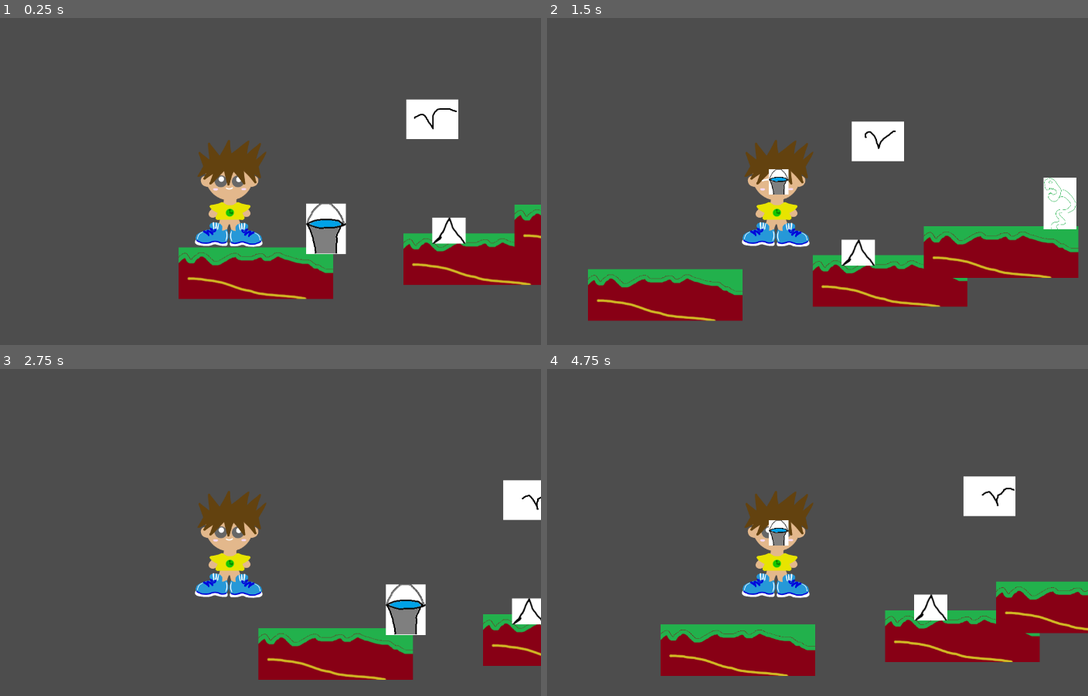
Above: before the commit, frames 1-4 (two rows, left to right).
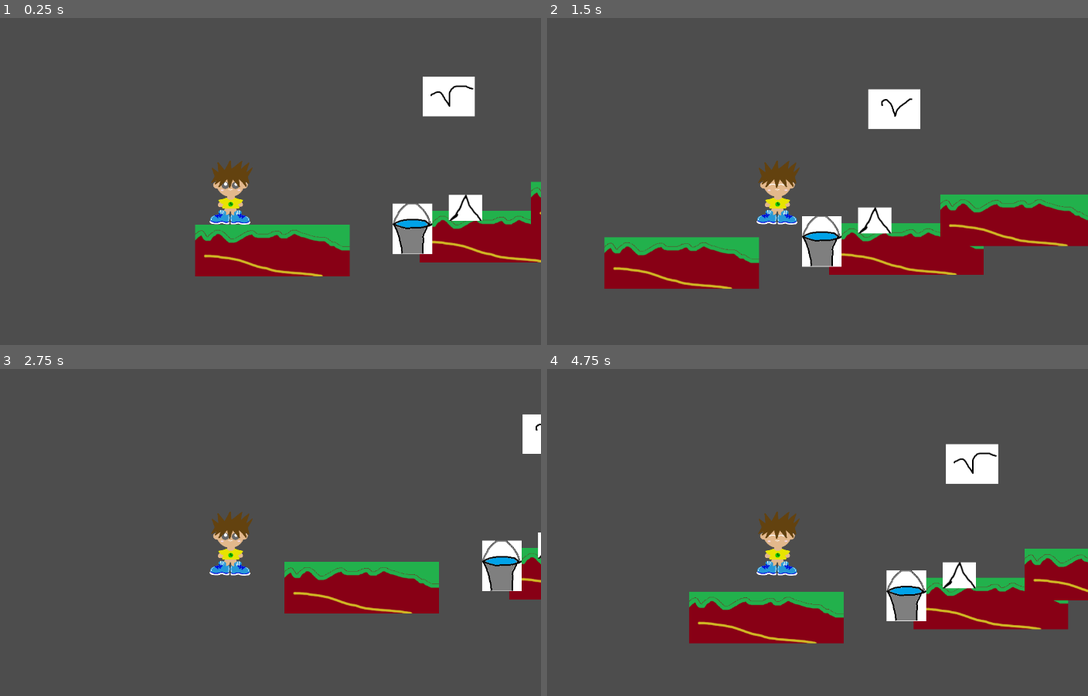
Above: after the commit, the same moments.

Repository: KRuson17/Klankier
Game: Godot game, scene res://Sceny/Q1/world1.tscn
Same seed, same stepped clock (60 frames per second), same inputs: the game is played once before the commit and once after it. Before the commit the project starts from res://Sceny/world.tscn.
Inputs:
- Up to frame 1 (0.25 s): no input
- Up to frame 2 (1.5 s): tap Enter (ui_accept) at 0.5, 0.6, 0.77, 1.07, 1.35 s; hold Right (ui_right) from 0.53 s (still down)
- Up to frame 3 (2.75 s): tap Enter (ui_accept) at 1.52, 1.82, 2.1 s; release Right (ui_right) at 2.03 s; hold Left (ui_left) from 2.03 s (still down)
- Up to frame 4 (4.75 s): release Left (ui_left) at 2.78 s; hold Right (ui_right) 2.78-4.28 s; tap Enter (ui_accept) at 2.85, 3.02, 3.32, 3.6, 3.77, 4.07, 4.35, 4.52 s; hold Left (ui_left) from 4.28 s (still down)

The runs differ from the first frame. In frame 1, 15% of the frame differs, in the area x 33-100%, y 17-87%; in frame 2, 24%, in the area x 7-100%, y 21-93%; in frame 3, 17%; in frame 4, 21%.

Commit message:
mechaniki Q1 i Q2
pełen zestaw elementów gotowych do łączenia w mapę; do zmiany grafiki i ułożenie elementów na planszy

Diff:
--- /dev/null
+++ b/Sceny/Q1/book.tscn
@@ -0,0 +1,19 @@
+[gd_scene load_steps=4 format=3 uid="uid://bpogp172tvtp1"]
+
+[ext_resource type="Script" path="res://script/book.gd" id="1_0qahv"]
+[ext_resource type="Texture2D" uid="uid://chpwfcv58p0ea" path="res://asset/items/book.png" id="1_j4by8"]
+
+[sub_resource type="RectangleShape2D" id="RectangleShape2D_1xb33"]
+size = Vector2(87, 85)
+
+[node name="book" type="Area2D"]
+script = ExtResource("1_0qahv")
+
+[node name="Sprite2D" type="Sprite2D" parent="."]
+texture = ExtResource("1_j4by8")
+
+[node name="CollisionShape2D" type="CollisionShape2D" parent="."]
+position = Vector2(0.5, -0.5)
+shape = SubResource("RectangleShape2D_1xb33")
+
+[connection signal="body_entered" from="." to="." method="_on_body_entered"]
--- a/Sceny/bucket.tscn
+++ b/Sceny/Q1/bucket.tscn
@@ -1,16 +1,16 @@
 [gd_scene load_steps=4 format=3 uid="uid://dh0vg37j543o0"]
 
-[ext_resource type="Texture2D" uid="uid://co4jhqvddaay7" path="res://asset/items/bucket.png" id="1_1ngq1"]
-[ext_resource type="Script" path="res://Sceny/bucket.gd" id="1_rv8qv"]
+[ext_resource type="Script" path="res://script/bucket.gd" id="1_o8qc6"]
+[ext_resource type="Texture2D" uid="uid://co4jhqvddaay7" path="res://asset/items/bucket.png" id="2_nc3oe"]
 
 [sub_resource type="RectangleShape2D" id="RectangleShape2D_rpflw"]
 size = Vector2(82, 103)
 
 [node name="bucket" type="Area2D" groups=["bucket"]]
-script = ExtResource("1_rv8qv")
+script = ExtResource("1_o8qc6")
 
 [node name="Sprite2D" type="Sprite2D" parent="."]
-texture = ExtResource("1_1ngq1")
+texture = ExtResource("2_nc3oe")
 
 [node name="CollisionShape2D" type="CollisionShape2D" parent="."]
 position = Vector2(0, -0.5)
--- /dev/null
+++ b/Sceny/Q1/chat.tscn
@@ -0,0 +1,20 @@
+[gd_scene load_steps=2 format=3 uid="uid://c2s2ubnl46htu"]
+
+[ext_resource type="Texture2D" uid="uid://do2tdccpq2yt6" path="res://asset/environment/chat.png" id="1_bgss4"]
+
+[node name="chat" type="Node2D"]
+scale = Vector2(3, 3)
+
+[node name="Sprite2D" type="Sprite2D" parent="."]
+position = Vector2(11.25, -2.5)
+scale = Vector2(1.23961, 1)
+texture = ExtResource("1_bgss4")
+
+[node name="Label" type="Label" parent="."]
+offset_left = -235.5
+offset_top = -22.5
+offset_right = 260.5
+offset_bottom = 16.5
+text = "Znalazłem tę stronę. Mogę spróbować naprawić czasozmieniacz."
+horizontal_alignment = 1
+vertical_alignment = 1
--- a/Sceny/plant.tscn
+++ b/Sceny/Q1/plant.tscn
@@ -6,12 +6,14 @@
 [sub_resource type="RectangleShape2D" id="RectangleShape2D_vw7o3"]
 size = Vector2(68, 107.5)
 
-[node name="plant" type="Area2D"]
+[node name="plant" type="Area2D" groups=["enemy"]]
 script = ExtResource("1_d5h6i")
 
 [node name="Sprite2D" type="Sprite2D" parent="."]
 texture = ExtResource("1_jn8yn")
 
-[node name="CollisionShape2D" type="CollisionShape2D" parent="." groups=["enemy"]]
+[node name="CollisionShape2D" type="CollisionShape2D" parent="."]
 position = Vector2(0, 0.25)
 shape = SubResource("RectangleShape2D_vw7o3")
+
+[connection signal="body_entered" from="." to="." method="_on_body_entered"]
--- a/Sceny/player.tscn
+++ b/Sceny/Q1/player.tscn
@@ -22,7 +22,6 @@
 size = Vector2(283, 448)
 
 [node name="player" type="CharacterBody2D" groups=["player"]]
-scale = Vector2(0.2, 0.2)
 script = ExtResource("1_8wvd2")
 
 [node name="AnimatedSprite2D" type="AnimatedSprite2D" parent="."]
--- /dev/null
+++ b/Sceny/Q1/world1.tscn
@@ -0,0 +1,55 @@
+[gd_scene load_steps=9 format=3 uid="uid://bwq7nm2rjxbj6"]
+
+[ext_resource type="Script" path="res://script/world_2.gd" id="1_6nkly"]
+[ext_resource type="PackedScene" uid="uid://bp6ibj62aa5lx" path="res://Sceny/Q1/ground.tscn" id="1_g26a0"]
+[ext_resource type="PackedScene" uid="uid://b1a251mvblg7r" path="res://Sceny/Q1/pterodactyl.tscn" id="2_qof0f"]
+[ext_resource type="PackedScene" uid="uid://cnarmhd0wf65y" path="res://Sceny/Q1/thorn.tscn" id="3_15x6r"]
+[ext_resource type="PackedScene" uid="uid://dh0vg37j543o0" path="res://Sceny/Q1/bucket.tscn" id="4_3b42n"]
+[ext_resource type="PackedScene" uid="uid://d2qg1eehnkr6" path="res://Sceny/Q1/player.tscn" id="5_ciuom"]
+[ext_resource type="PackedScene" uid="uid://dwaltwgb3ng3w" path="res://Sceny/Q1/plant.tscn" id="6_okj8m"]
+[ext_resource type="PackedScene" uid="uid://bpogp172tvtp1" path="res://Sceny/Q1/book.tscn" id="7_odjdu"]
+
+[node name="World1" type="Node2D"]
+script = ExtResource("1_6nkly")
+
+[node name="ground" type="Node2D" parent="."]
+
+[node name="ground" parent="ground" instance=ExtResource("1_g26a0")]
+position = Vector2(308, 386)
+
+[node name="ground2" parent="ground" instance=ExtResource("1_g26a0")]
+position = Vector2(773, 357)
+
+[node name="ground3" parent="ground" instance=ExtResource("1_g26a0")]
+position = Vector2(1003, 297)
+
+[node name="ground4" parent="ground" instance=ExtResource("1_g26a0")]
+position = Vector2(1392, 441)
+
+[node name="ground5" parent="ground" instance=ExtResource("1_g26a0")]
+position = Vector2(1810, 480)
+
+[node name="ground6" parent="ground" instance=ExtResource("1_g26a0")]
+position = Vector2(2120, 432)
+
+[node name="ground7" parent="ground" instance=ExtResource("1_g26a0")]
+position = Vector2(2557, 481)
+
+[node name="RigidBody2D" parent="." instance=ExtResource("2_qof0f")]
+position = Vector2(658, 67)
+
+[node name="thorn" parent="." instance=ExtResource("3_15x6r")]
+position = Vector2(708, 298)
+
+[node name="bucket" parent="." instance=ExtResource("4_3b42n")]
+position = Vector2(598, 341)
+
+[node name="player" parent="." instance=ExtResource("5_ciuom")]
+position = Vector2(224, 249)
+scale = Vector2(0.3, 0.3)
+
+[node name="plant" parent="." instance=ExtResource("6_okj8m")]
+position = Vector2(2256, 312)
+
+[node name="book" parent="." instance=ExtResource("7_odjdu")]
+position = Vector2(2608, 368)
--- /dev/null
+++ b/Sceny/Q2/bone.tscn
@@ -0,0 +1,19 @@
+[gd_scene load_steps=4 format=3 uid="uid://oovj3wg3poci"]
+
+[ext_resource type="Script" path="res://script/bone.gd" id="1_qm7o3"]
+[ext_resource type="Texture2D" uid="uid://dxlgubprkwhdl" path="res://asset/items/bone.png" id="2_p2t8n"]
+
+[sub_resource type="RectangleShape2D" id="RectangleShape2D_0s6xw"]
+size = Vector2(122, 107)
+
+[node name="bone" type="Area2D"]
+script = ExtResource("1_qm7o3")
+
+[node name="Sprite2D" type="Sprite2D" parent="."]
+texture = ExtResource("2_p2t8n")
+
+[node name="CollisionShape2D" type="CollisionShape2D" parent="."]
+position = Vector2(0, 0.5)
+shape = SubResource("RectangleShape2D_0s6xw")
+
+[connection signal="body_entered" from="." to="." method="_on_body_entered"]
--- /dev/null
+++ b/Sceny/Q2/chat.tscn
@@ -0,0 +1,20 @@
+[gd_scene load_steps=2 format=3 uid="uid://c2s2ubnl46htu"]
+
+[ext_resource type="Texture2D" uid="uid://do2tdccpq2yt6" path="res://asset/environment/chat.png" id="1_4gfj8"]
+
+[node name="chat" type="Node2D"]
+scale = Vector2(3, 3)
+
+[node name="Sprite2D" type="Sprite2D" parent="."]
+position = Vector2(11.25, -2.5)
+scale = Vector2(1.23961, 1)
+texture = ExtResource("1_4gfj8")
+
+[node name="Label" type="Label" parent="."]
+offset_left = -235.5
+offset_top = -22.5
+offset_right = 260.5
+offset_bottom = 16.5
+text = "Znalazłem tę stronę. Mogę spróbować naprawić czasozmieniacz."
+horizontal_alignment = 1
+vertical_alignment = 1
--- /dev/null
+++ b/Sceny/Q2/dino.tscn
@@ -0,0 +1,42 @@
+[gd_scene load_steps=7 format=3 uid="uid://bndywemxnb5yy"]
+
+[ext_resource type="Texture2D" uid="uid://bgb6hwa6osfe0" path="res://asset/Enemy/dino.png" id="1_1lxbc"]
+[ext_resource type="Script" path="res://script/dino.gd" id="1_ytk65"]
+
+[sub_resource type="AtlasTexture" id="AtlasTexture_w3jh2"]
+atlas = ExtResource("1_1lxbc")
+region = Rect2(0, 0, 182, 579)
+
+[sub_resource type="AtlasTexture" id="AtlasTexture_lki8q"]
+atlas = ExtResource("1_1lxbc")
+region = Rect2(182, 0, 182, 579)
+
+[sub_resource type="SpriteFrames" id="SpriteFrames_krpko"]
+animations = [{
+"frames": [{
+"duration": 1.0,
+"texture": SubResource("AtlasTexture_w3jh2")
+}, {
+"duration": 1.0,
+"texture": SubResource("AtlasTexture_lki8q")
+}],
+"loop": true,
+"name": &"idle",
+"speed": 2.0
+}]
+
+[sub_resource type="RectangleShape2D" id="RectangleShape2D_3866h"]
+size = Vector2(183, 580)
+
+[node name="dino" type="Area2D" groups=["enemy"]]
+script = ExtResource("1_ytk65")
+
+[node name="AnimatedSprite2D" type="AnimatedSprite2D" parent="."]
+sprite_frames = SubResource("SpriteFrames_krpko")
+animation = &"idle"
+
+[node name="CollisionShape2D" type="CollisionShape2D" parent="."]
+position = Vector2(0.5, 0)
+shape = SubResource("RectangleShape2D_3866h")
+
+[connection signal="body_entered" from="." to="." method="_on_body_entered"]
--- /dev/null
+++ b/Sceny/Q2/world_2.tscn
@@ -0,0 +1,100 @@
+[gd_scene load_steps=8 format=3 uid="uid://jgku3vpkf4fo"]
+
+[ext_resource type="Script" path="res://script/world_2.gd" id="1_wqx20"]
+[ext_resource type="PackedScene" uid="uid://d2qg1eehnkr6" path="res://Sceny/Q1/player.tscn" id="2_dhnmb"]
+[ext_resource type="PackedScene" uid="uid://c2s2ubnl46htu" path="res://Sceny/Q1/chat.tscn" id="3_rh030"]
+[ext_resource type="PackedScene" uid="uid://bndywemxnb5yy" path="res://Sceny/Q2/dino.tscn" id="4_y5wks"]
+[ext_resource type="PackedScene" uid="uid://bp6ibj62aa5lx" path="res://Sceny/Q1/ground.tscn" id="5_kyhqs"]
+[ext_resource type="Texture2D" uid="uid://dqfh1r8j78koy" path="res://asset/environment/cave.png" id="5_tv2fx"]
+[ext_resource type="PackedScene" uid="uid://oovj3wg3poci" path="res://Sceny/Q2/bone.tscn" id="6_p5ctt"]
+
+[node name="world2" type="Node2D"]
+script = ExtResource("1_wqx20")
+
+[node name="Cave" type="Sprite2D" parent="."]
+position = Vector2(4782, 352)
+texture = ExtResource("5_tv2fx")
+
+[node name="player" parent="." instance=ExtResource("2_dhnmb")]
+position = Vector2(584, 238)
+scale = Vector2(0.3, 0.3)
+
+[node name="chatDino" parent="." instance=ExtResource("3_rh030")]
+visible = false
+position = Vector2(238, 51)
+scale = Vector2(1, 1)
+
+[node name="Label" parent="chatDino" index="1"]
+text = "RRRRRAAAAAAAAWWWW"
+metadata/_edit_use_anchors_ = true
+
+[node name="Camera2D" type="Camera2D" parent="."]
+position = Vector2(584, 238)
+
+[node name="dino" parent="Camera2D" instance=ExtResource("4_y5wks")]
+visible = false
+position = Vector2(-560, -24)
+
+[node name="Node2D" type="Node2D" parent="."]
+
+[node name="ground" parent="Node2D" instance=ExtResource("5_kyhqs")]
+position = Vector2(577, 363)
+
+[node name="ground2" parent="Node2D" instance=ExtResource("5_kyhqs")]
+position = Vector2(1477, 446)
+
+[node name="ground3" parent="Node2D" instance=ExtResource("5_kyhqs")]
+position = Vector2(1047, 294)
+
+[node name="ground4" parent="Node2D" instance=ExtResource("5_kyhqs")]
+position = Vector2(1891, 287)
+
+[node name="ground5" parent="Node2D" instance=ExtResource("5_kyhqs")]
+position = Vector2(2284, 329)
+
+[node name="ground6" parent="Node2D" instance=ExtResource("5_kyhqs")]
+position = Vector2(2217, 588)
+
+[node name="ground7" parent="Node2D" instance=ExtResource("5_kyhqs")]
+position = Vector2(2852, 350)
+
+[node name="ground8" parent="Node2D" instance=ExtResource("5_kyhqs")]
+position = Vector2(1894, 592)
+
+[node name="ground9" parent="Node2D" instance=ExtResource("5_kyhqs")]
+position = Vector2(2526, 597)
+
+[node name="ground10" parent="Node2D" instance=ExtResource("5_kyhqs")]
+position = Vector2(2836, 595)
+
+[node name="bone" parent="Node2D" instance=ExtResource("6_p5ctt")]
+position = Vector2(1816, 458)
+
+[node name="bone2" parent="Node2D" instance=ExtResource("6_p5ctt")]
+position = Vector2(2569, 400)
+
+[node name="ground11" parent="Node2D" instance=ExtResource("5_kyhqs")]
+position = Vector2(3158, 595)
+
+[node name="ground12" parent="Node2D" instance=ExtResource("5_kyhqs")]
+position = Vector2(3493, 602)
+
+[node name="ground13" parent="Node2D" instance=ExtResource("5_kyhqs")]
+position = Vector2(3842, 616)
+
+[node name="ground14" parent="Node2D" instance=ExtResource("5_kyhqs")]
+position = Vector2(4198, 588)
+
+[node name="ground15" parent="Node2D" instance=ExtResource("5_kyhqs")]
+position = Vector2(4576, 588)
+
+[node name="ground16" parent="Node2D" instance=ExtResource("5_kyhqs")]
+position = Vector2(4925, 588)
+
+[node name="Timer2" type="Timer" parent="."]
+wait_time = 0.01
+autostart = true
+
+[connection signal="timeout" from="Timer2" to="." method="_on_timer_timeout"]
+
+[editable path="chatDino"]
--- a/Sceny/world.tscn
+++ /dev/null
@@ -1,39 +0,0 @@
-[gd_scene load_steps=8 format=3 uid="uid://bwq7nm2rjxbj6"]
-
-[ext_resource type="PackedScene" uid="uid://d2qg1eehnkr6" path="res://Sceny/player.tscn" id="1_8axij"]
-[ext_resource type="PackedScene" uid="uid://bp6ibj62aa5lx" path="res://Sceny/ground.tscn" id="2_rse7j"]
-[ext_resource type="PackedScene" uid="uid://b1a251mvblg7r" path="res://Sceny/pterodactyl.tscn" id="3_gfom1"]
-[ext_resource type="PackedScene" uid="uid://cnarmhd0wf65y" path="res://Sceny/thorn.tscn" id="4_1rmqi"]
-[ext_resource type="PackedScene" uid="uid://dwaltwgb3ng3w" path="res://Sceny/plant.tscn" id="5_cgpp1"]
-[ext_resource type="PackedScene" uid="uid://cwhstejcvybkw" path="res://Sceny/wall.tscn" id="6_0xv8o"]
-[ext_resource type="PackedScene" uid="uid://dh0vg37j543o0" path="res://Sceny/bucket.tscn" id="7_pf5j7"]
-
-[node name="World" type="Node2D"]
-
-[node name="player" parent="." instance=ExtResource("1_8axij")]
-position = Vector2(258, 203)
-scale = Vector2(0.5, 0.5)
-
-[node name="ground" parent="." instance=ExtResource("2_rse7j")]
-position = Vector2(308, 386)
-
-[node name="ground2" parent="." instance=ExtResource("2_rse7j")]
-position = Vector2(773, 357)
-
-[node name="ground3" parent="." instance=ExtResource("2_rse7j")]
-position = Vector2(1003, 297)
-
-[node name="RigidBody2D" parent="." instance=ExtResource("3_gfom1")]
-position = Vector2(658, 67)
-
-[node name="thorn" parent="." instance=ExtResource("4_1rmqi")]
-position = Vector2(708, 298)
-
-[node name="plant" parent="." instance=ExtResource("5_cgpp1")]
-position = Vector2(1125, 196)
-
-[node name="wall" parent="." instance=ExtResource("6_0xv8o")]
-position = Vector2(1128, 134)
-
-[node name="bucket" parent="." instance=ExtResource("7_pf5j7")]
-position = Vector2(453, 294)
--- a/project.godot
+++ b/project.godot
@@ -11,7 +11,7 @@
 [application]
 
 config/name="Klankier"
-run/main_scene="res://Sceny/world.tscn"
+run/main_scene="res://Sceny/Q1/world1.tscn"
 config/features=PackedStringArray("4.3", "GL Compatibility")
 config/icon="res://asset/icon.svg"
 
--- /dev/null
+++ b/script/bone.gd
@@ -0,0 +1,8 @@
+extends Area2D
+
+
+
+func _on_body_entered(body: Node2D) -> void:
+	if body.is_in_group("player"):
+		body.bone_counter += 1
+		queue_free()
--- /dev/null
+++ b/script/book.gd
@@ -0,0 +1,7 @@
+extends Area2D
+
+func _on_body_entered(body: Node2D) -> void:
+	if body.is_in_group("player"):
+		print("WIN.LEVEL1")
+		queue_free()
+		body.win1()
--- a/Sceny/bucket.gd
+++ b/script/bucket.gd
@@ -6,15 +6,16 @@
 	pass # Replace with function body.
 
 
-func _process(delta: float) -> void:
+func _process(_delta: float) -> void:
 	pass
 
 
 func _on_body_entered(body: Node2D) -> void:
 	if body.is_in_group("player") and hold:
-		var tmpBucket = preload("res://Sceny/bucket.tscn")
+		var tmpBucket = preload("res://Sceny/Q1/bucket.tscn")
 		tmpBucket = tmpBucket.instantiate()
 		tmpBucket.hold = false
 		tmpBucket.position += Vector2(0,-40)
 		body.call_deferred("add_child", tmpBucket)
+		body.hasBucket = true
 		queue_free()
--- /dev/null
+++ b/script/dino.gd
@@ -0,0 +1,12 @@
+extends Area2D
+
+func _ready() -> void:
+	$AnimatedSprite2D.play("idle")
+
+
+func _on_body_entered(body: Node2D) -> void:
+	if body.is_in_group("player"):
+		call_deferred("deferred_dead", body)
+
+func deferred_dead(body: Node2D):
+	body.dead()
--- a/script/plant.gd
+++ b/script/plant.gd
@@ -2,7 +2,15 @@
 
 func _on_body_entered(body: Node2D) -> void:
 	if body.is_in_group("player"):
-		call_deferred("dead")
+		if body.hasBucket:
+			for child in body.get_children():
+				print(child)
+				if child.is_in_group("bucket"):
+					child.queue_free()
+					break
+			call_deferred("queue_free")
+		else:
+			call_deferred("dead")
 
 func dead():
 	get_tree().reload_current_scene()
--- a/script/player.gd
+++ b/script/player.gd
@@ -1,33 +1,51 @@
 extends CharacterBody2D
 
+var hasBucket = false
+var canMove = true
+var point = 0
+var pointerToChat
+var Camera
+var bone_counter = 0
 
 const SPEED = 300.0
-const JUMP_VELOCITY = -400.0
+const JUMP_VELOCITY = -500.0
 
 func _ready() -> void:
 	$AnimatedSprite2D.play("idle")
+	Camera = get_node("Camera2D")
 
 func _physics_process(delta: float) -> void:
-	# Add the gravity.
-	if not is_on_floor():
-		velocity += get_gravity() * delta
+	if canMove:
+		# Add the gravity.
+		if not is_on_floor():
+			velocity += get_gravity() * delta
 
-	# Handle jump.
-	if Input.is_action_just_pressed("ui_accept") and is_on_floor():
-		velocity.y = JUMP_VELOCITY
+		# Handle jump.
+		if Input.is_action_just_pressed("ui_accept") and is_on_floor():
+			velocity.y = JUMP_VELOCITY
 
-	# Get the input direction and handle the movement/deceleration.
-	# As good practice, you should replace UI actions with custom gameplay actions.
-	var direction := Input.get_axis("ui_left", "ui_right")
-	if direction:
-		velocity.x = direction * SPEED
-	else:
-		velocity.x = move_toward(velocity.x, 0, SPEED)
+		# Get the input direction and handle the movement/deceleration.
+		# As good practice, you should replace UI actions with custom gameplay actions.
+		var direction := Input.get_axis("ui_left", "ui_right")
+		if direction:
+			velocity.x = direction * SPEED
+		else:
+			velocity.x = move_toward(velocity.x, 0, SPEED)
 
-	move_and_slide()
-	#upadek
-	if position.y > 720:
-		dead()
+		move_and_slide()
+		#upadek
+		if position.y > 720:
+			dead()
 
 func dead():
 	get_tree().reload_current_scene()
+
+func win1():
+	call_deferred("deferred_change_scene")
+
+func deferred_change_scene():
+	get_tree().change_scene_to_file("res://Sceny/Q2/world_2.tscn")
+
+func win2():
+	print("WIN.LEVEL2")
+	canMove = false
--- a/script/pterodactyl.gd
+++ b/script/pterodactyl.gd
@@ -6,7 +6,7 @@
 func _ready() -> void:
 	$AnimatedSprite2D.play("default")
 
-func _process(delta: float) -> void:
+func _process(_delta: float) -> void:
 	if abs(rangeToMove[0]) >= abs(rangeToMove[1]):
 		direc = !direc
 	step = 1 if direc else -1
--- /dev/null
+++ b/script/world_2.gd
@@ -0,0 +1,81 @@
+extends Node2D
+
+var point = 0
+var pointerToChat
+var canMove = false
+var pointerToPlayer
+var cameraSpeed = 1
+
+func _init() -> void:
+	#start()
+	pass
+
+func start():
+	$Timer2.autostart = false
+	$player.canMove = false
+	pointerToPlayer = get_node("player")
+	var tmpchat = preload("res://Sceny/Q2/chat.tscn").instantiate()
+	tmpchat.position = Vector2(0,-50)
+	pointerToPlayer.add_child(tmpchat)
+	pointerToPlayer.Camera.enabled = false
+	pointerToChat = tmpchat
+	$Timer2.wait_time = 3
+	point = 1
+	$Timer2.start()
+
+func _process(_delta: float) -> void:
+	if canMove:
+		moveCamera()
+		if $Camera2D.position.x > 4800:
+			canMove = false
+			pointerToPlayer.win2()
+			pointerToChat.get_node("Label").text = "Uff, udało mi się uciec do bezpiecznej jaskini."
+			pointerToChat.visible = true
+			$Timer2.wait_time = 3
+			$Timer2.start()
+			point = 5
+
+
+func moveCamera():
+	$Camera2D.position += Vector2(cameraSpeed,0)
+
+
+func _on_timer_timeout() -> void:
+	match point:
+		0:
+			start()
+		1:
+			pointerToChat.visible = false
+			get_node("chatDino").visible = true
+			$Timer2.wait_time = 3
+			$Timer2.start()
+			point = 2
+		2:
+			get_node("chatDino").visible = false
+			pointerToChat.get_node("Label").text = "O nie, Dinozaur. Muszę uciekać"
+			pointerToChat.visible = true
+			$Timer2.wait_time = 3
+			$Timer2.start()
+			point = 3
+		3:
+			pointerToChat.visible = false
+			get_node("Camera2D").get_node("dino").visible = true
+			$player.canMove = true
+			canMove = true
+			$Timer2.wait_time = 3
+			$Timer2.autostart = true
+			point = 4
+			$Timer2.start()
+		4:
+			if cameraSpeed >= 1.75:
+				$Timer2.autostart = false
+			cameraSpeed += 0.25
+		5:
+			$Timer2.autostart = false
+			pointerToChat.get_node("Label").text = "Teraz mogę użyć czasozmieniacza"
+			pointerToChat.visible = true
+			$Timer2.wait_time = 3
+			$Timer2.start()
+			point = 6
+		6:
+			print("ładuj poziom 3")
Renamed: Sceny/ground.tscn -> Sceny/Q1/ground.tscn
Renamed: Sceny/pterodactyl.tscn -> Sceny/Q1/pterodactyl.tscn
Renamed: Sceny/thorn.tscn -> Sceny/Q1/thorn.tscn
Renamed: Sceny/wall.tscn -> Sceny/Q1/wall.tscn
Binary file added: asset/Enemy/dino.png
Not shown, added: asset/Enemy/dino.png.import
Binary file added: asset/environment/cave.png
Not shown, added: asset/environment/cave.png.import
Binary file added: asset/environment/chat.png
Not shown, added: asset/environment/chat.png.import
Binary file added: asset/items/bone.png
Not shown, added: asset/items/bone.png.import
(and 2 more such lines)
